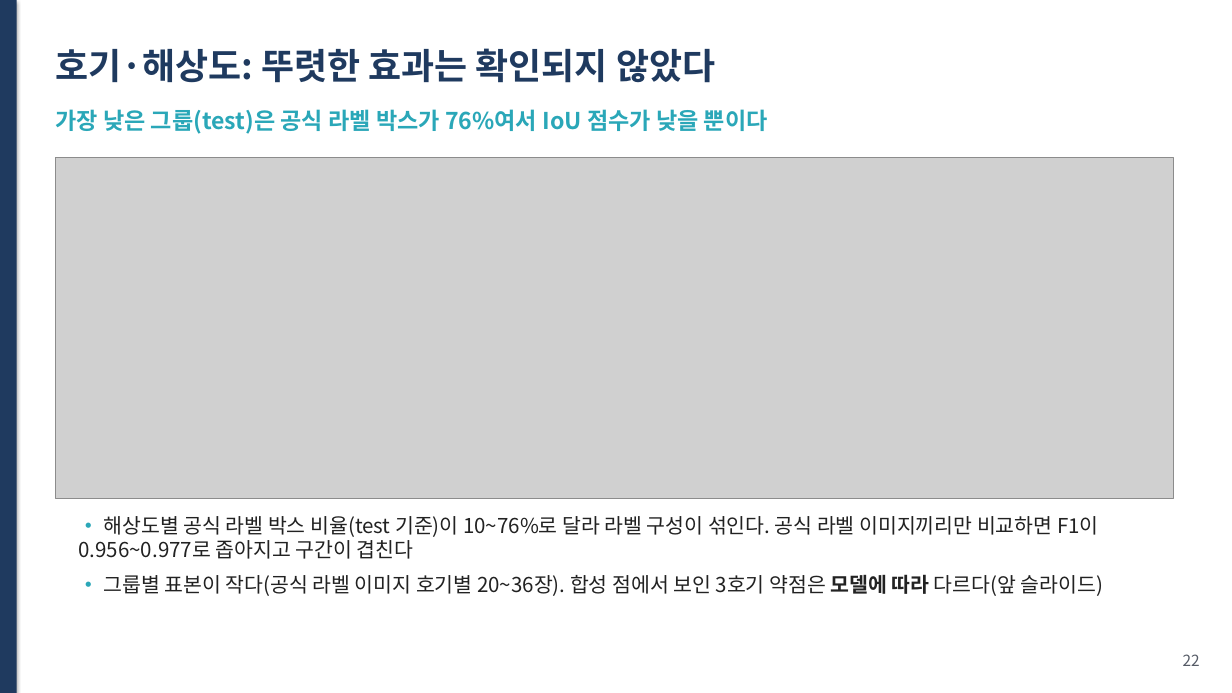
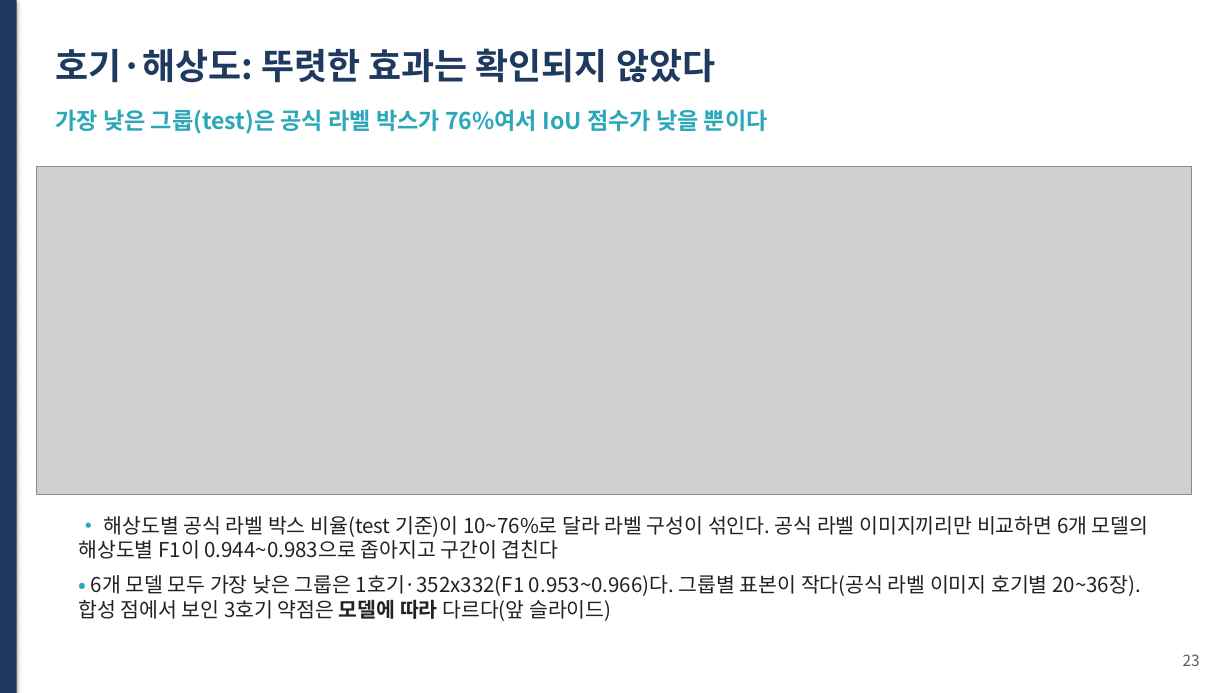
Before and after one commit to hmy7788/kamp_xray_detection, a slide deck: slide 23 of ppt/presentation.pptx (slide 22 before the commit). Drawn at 1232x693 pixels with LibreOffice and Linux fonts; fonts in the diff are those of the drawing; grey boxes stand for pictures. Boxes give left, top, right and bottom in pixels: in the first picture for what was removed or moved away, otherwise in the second. Text is boxed around its words. In the diff, an @@ line names an element or a change of style, - is before the commit and + after.

```diff
--- a/ppt/presentation.pptx
+++ b/ppt/presentation.pptx
@@ picture: place and size @@
-picture at <box>55,157,1174,499</box>
+picture at <box>37,166,1192,494</box>
@@ text at <box>79,516,1149,621</box>: text changed @@
-• 해상도별 공식 라벨 박스 비율(test 기준)이 10~76%로 달라 라벨 구성이 섞인다. 공식 라벨 이미지끼리만 비교하면 F1이 0.956~0.977로 좁아지고 구간이 겹친다
-• 그룹별 표본이 작다(공식 라벨 이미지 호기별 20~36장). 합성 점에서 보인 3호기 약점은 모델에 따라 다르다(앞 슬라이드)
+• 해상도별 공식 라벨 박스 비율(test 기준)이 10~76%로 달라 라벨 구성이 섞인다. 공식 라벨 이미지끼리만 비교하면 6개 모델의 해상도별 F1이 0.944~0.983으로 좁아지고 구간이 겹친다
+• 6개 모델 모두 가장 낮은 그룹은 1호기·352x332(F1 0.953~0.966)다. 그룹별 표본이 작다(공식 라벨 이미지 호기별 20~36장). 합성 점에서 보인 3호기 약점은 모델에 따라 다르다(앞 슬라이드)
@@ text at <box>1183,654,1200,666</box>: text changed @@
-22
+23
```
Also in this commit, not shown: 16 other slides changed, 1 slide added, 19 other files.
